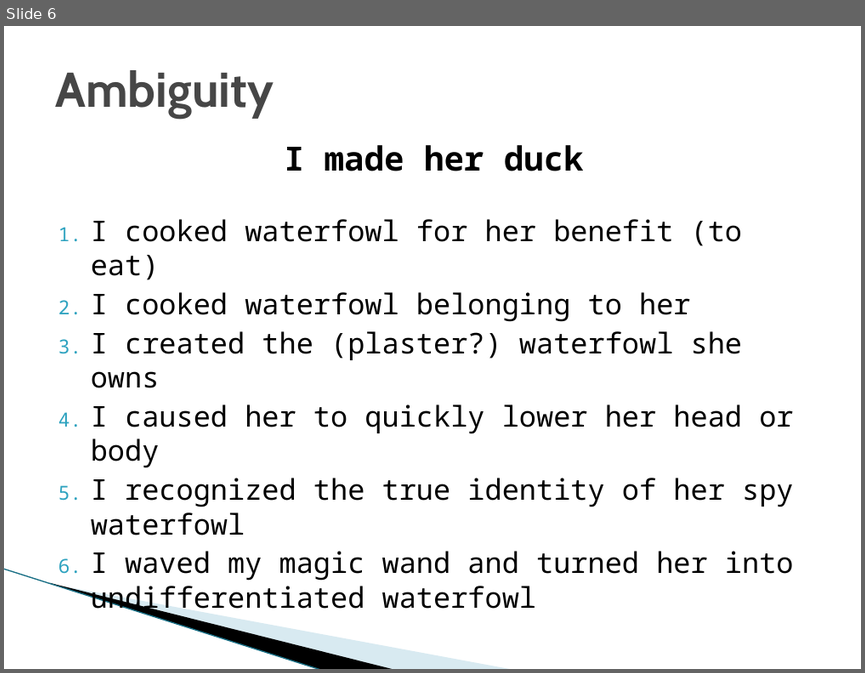
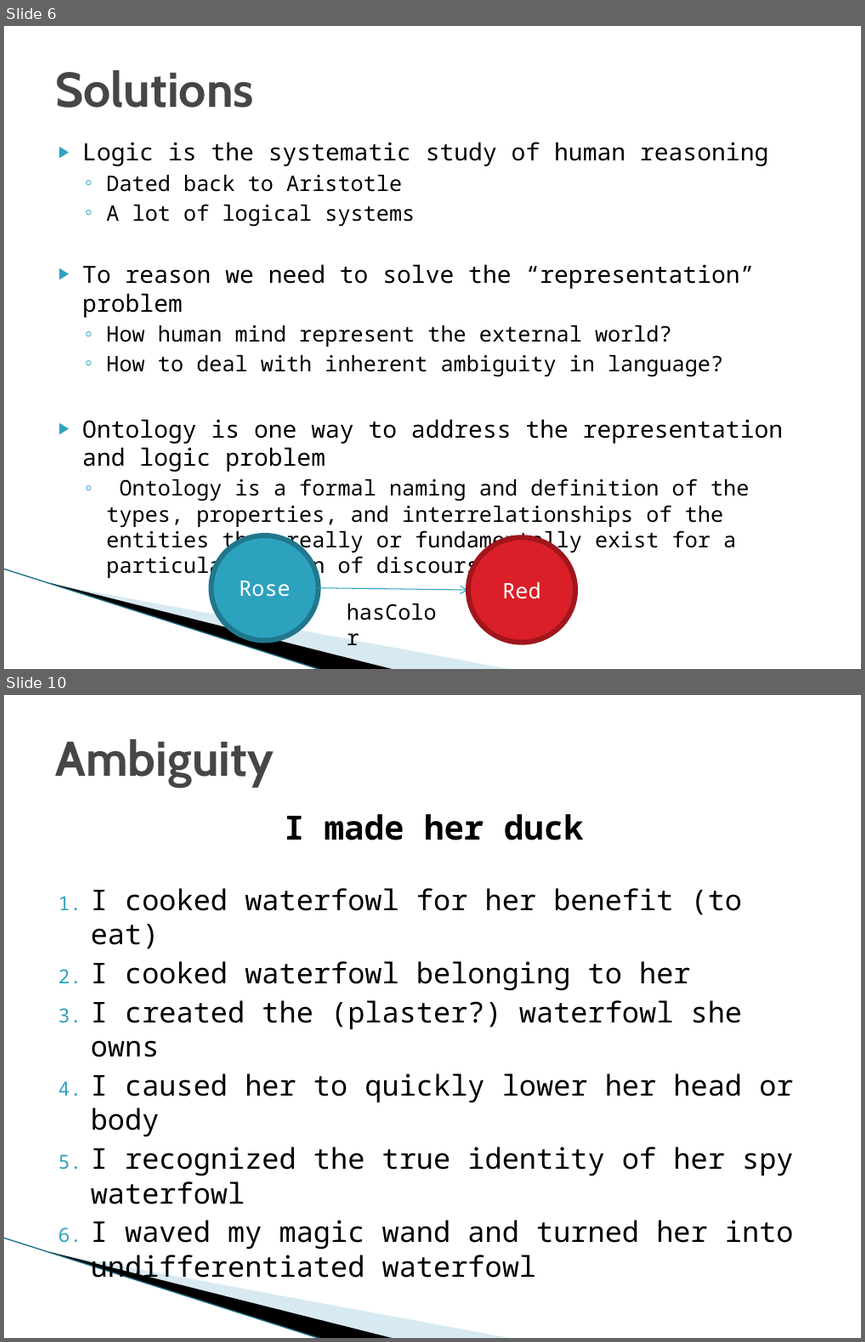
Before and after one commit to DU-ComputerVisionLab/Natural_Langauge_Processing, a slide deck: NLP_in_general.pptx. Shown one above the other, each under a label of ours: slide 6 before the commit, slides 6 and 10 after it; the slides between them are not shown. The pictures are 865x673 and 865x1342 pixels, drawn with LibreOffice and Linux fonts; fonts in the diff are those of the drawing; background and template pictures are left out. Boxes give left, top, right and bottom in pixels: in the first picture for what was removed or moved away, otherwise in the second. Text is boxed around its words. In the diff, an @@ line names an element or a change of style, - is before the commit and + after.

```diff
--- a/NLP_in_general.pptx
+++ b/NLP_in_general.pptx
@@ slide 6 added at <box>4,26,861,669</box>, background #FFFFFF; not listed: 3 template elements that a slide beside it also shows @@
@@ title added at <box>55,70,254,108</box>, 41 pt, text #464646, bold @@
+Solutions
@@ text added at <box>82,142,783,578</box>, 18 pt, text #000000 @@
+▶ Logic is the systematic study of human reasoning
+  ◦ Dated back to Aristotle
+  ◦ A lot of logical systems
+▶ To reason we need to solve the “representation” problem
+  ◦ How human mind represent the external world?
+  ◦ How to deal with inherent ambiguity in language?
+▶ Ontology is one way to address the representation and logic problem
+  ◦ Ontology is a formal naming and definition of the types, properties, and interrelationships of the entities that really or fundamentally exist for a particular domain of discourse
@@ ellipse added at <box>211,535,318,640</box>, fill #2DA2BF, outline #21788D 4.33 pt, 18 pt, text #FFFFFF @@
+Rose
@@ ellipse added at <box>468,538,575,642</box>, fill #DA1F28, outline #A1171E 4.33 pt, 18 pt, text #FFFFFF @@
+Red
@@ arrow added from (318, 587) to (468, 590), #2DA2BF 0.75 pt @@
@@ text added at <box>338,594,449,629</box>, 18 pt, text #000000 @@
+hasColor
@@ what was slide 6 is now slide 10 @@
```
Also in this commit, not shown: 9 slides changed, 5 other slides added, 4 slides removed.
